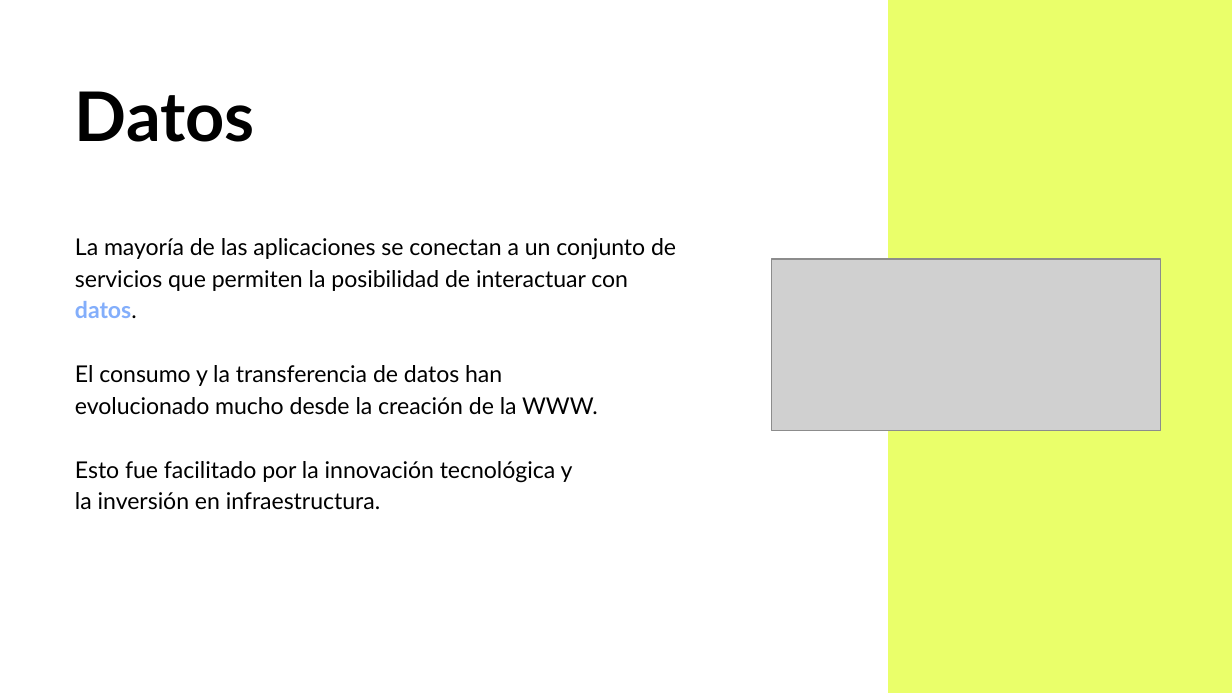
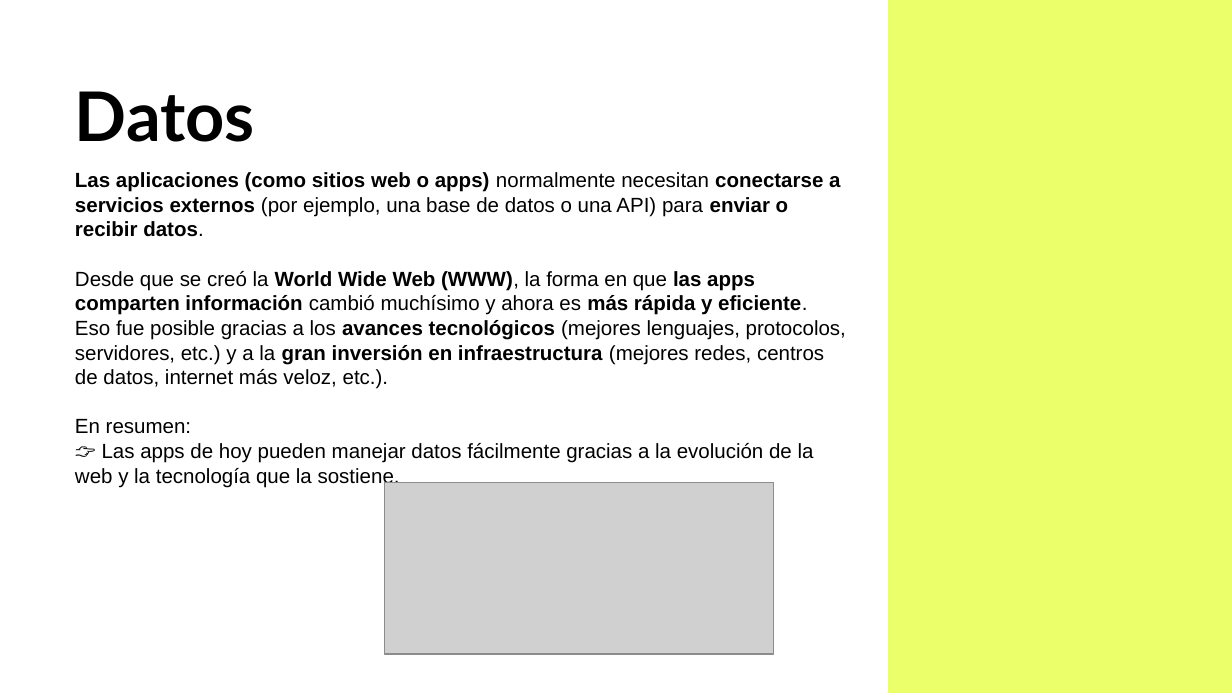
Before and after one commit to Arturogrottoli/Project-React-Js, a slide deck: slide 3 of Clase04/Unidad 4 - Clase en vivo.pptx. Drawn at 1232x693 pixels with LibreOffice and Linux fonts; fonts in the diff are those of the drawing; grey boxes stand for pictures; background and template pictures are left out. Boxes give left, top, right and bottom in pixels: in the first picture for what was removed or moved away, otherwise in the second. Text is boxed around its words. In the diff, an @@ line names an element or a change of style, - is before the commit and + after.

```diff
--- a/Clase04/Unidad 4 - Clase en vivo.pptx
+++ b/Clase04/Unidad 4 - Clase en vivo.pptx
@@ text at [75, 172, 846, 488]: text changed; size 13.5 to 12 pt; font Lato to Arial @@
-La mayoría de las aplicaciones se conectan a un conjunto de servicios que permiten la posibilidad de interactuar con datos.
-El consumo y la transferencia de datos han
-evolucionado mucho desde la creación de la WWW.
-Esto fue facilitado por la innovación tecnológica y
-la inversión en infraestructura.
+Las aplicaciones (como sitios web o apps) normalmente necesitan conectarse a servicios externos (por ejemplo, una base de datos o una API) para enviar o recibir datos.
+Desde que se creó la World Wide Web (WWW), la forma en que las apps comparten información cambió muchísimo y ahora es más rápida y eficiente.
+Eso fue posible gracias a los avances tecnológicos (mejores lenguajes, protocolos, servidores, etc.) y a la gran inversión en infraestructura (mejores redes, centros de datos, internet más veloz, etc.).
+En resumen:
+👉 Las apps de hoy pueden manejar datos fácilmente gracias a la evolución de la web y la tecnología que la sostiene.
@@ picture: place and size @@
-picture at [771, 259, 1161, 430]
+picture at [384, 483, 774, 654]
```
Also in this commit, not shown: 3 other slides changed, 1 slide added, 1 slide removed, 1 other file.
